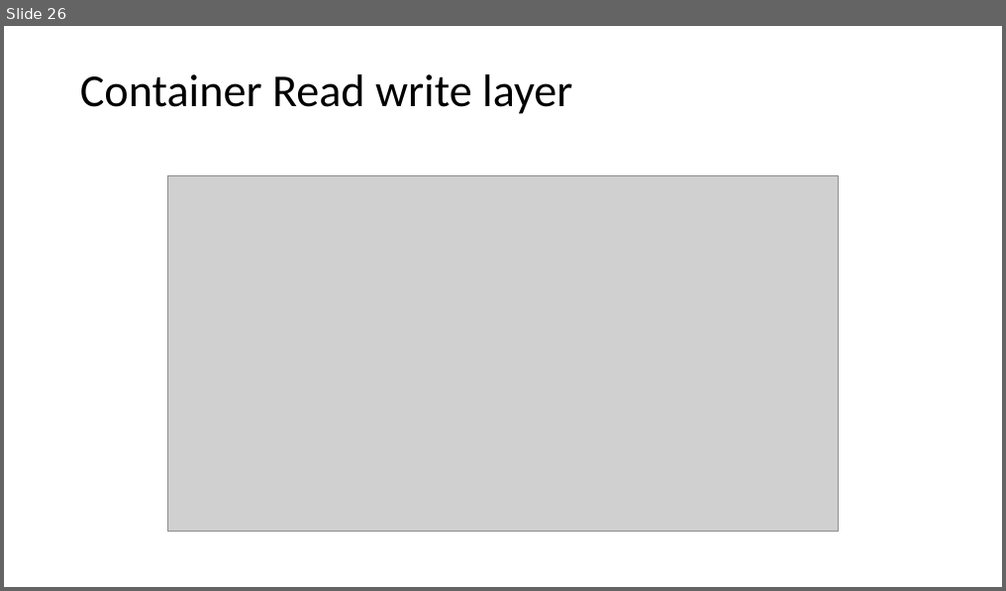
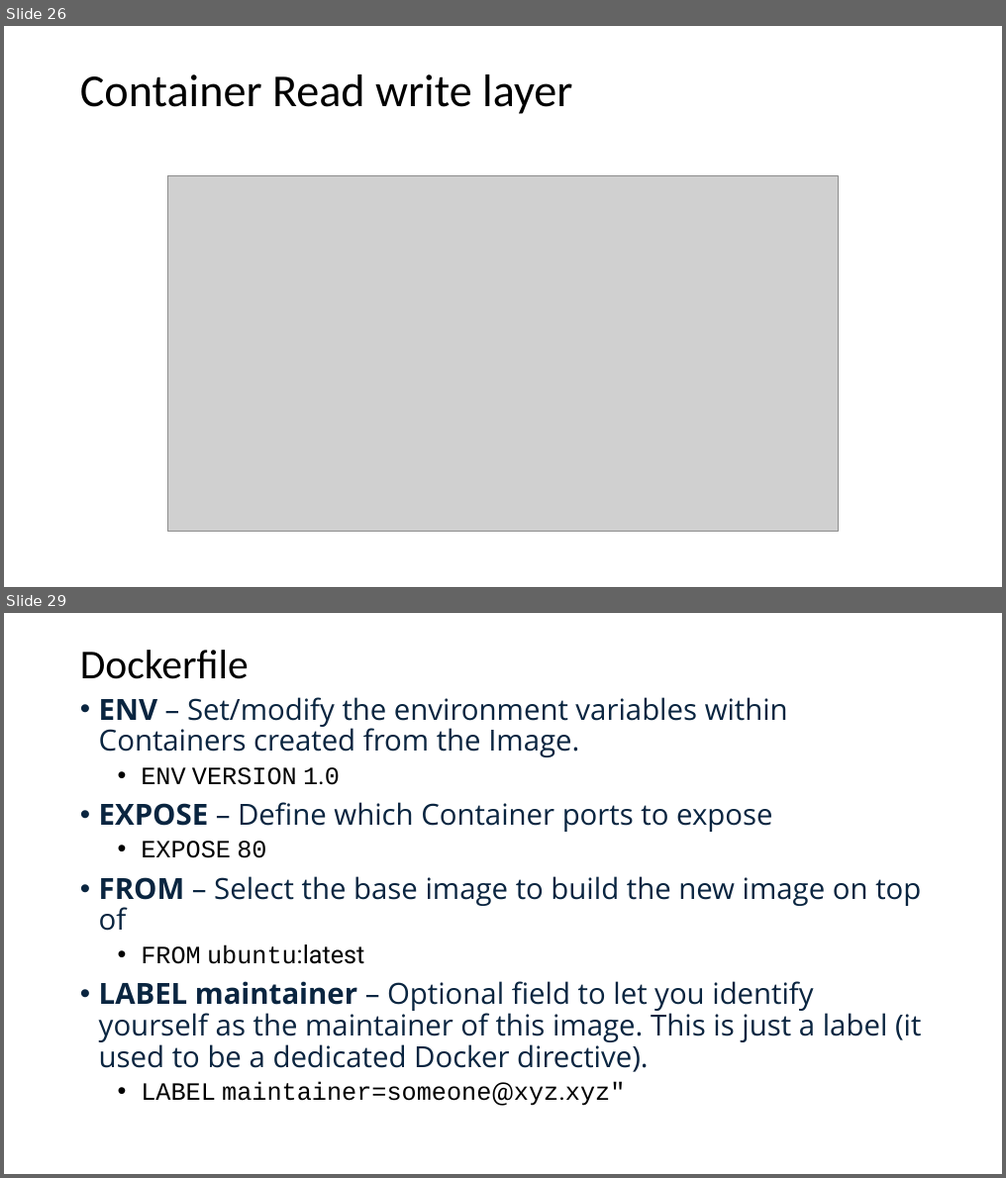
Before and after one commit to HariPython/docker, a slide deck: dockercommands.pptx. Shown one above the other, each under a label of ours: slide 26 before the commit, slides 26 and 29 after it; the slides between them are not shown. The pictures are 1006x591 and 1006x1178 pixels, drawn with LibreOffice and Linux fonts; fonts in the diff are those of the drawing; grey boxes stand for pictures. Boxes give left, top, right and bottom in pixels: in the first picture for what was removed or moved away, otherwise in the second. Text is boxed around its words. In the diff, an @@ line names an element or a change of style, - is before the commit and + after.

```diff
--- a/dockercommands.pptx
+++ b/dockercommands.pptx
@@ slide 29 added at <box>4,613,1002,1174</box>, background #FFFFFF @@
@@ title added at <box>80,650,249,679</box>, 39.6 pt, text #000000 @@
+Dockerfile
@@ text added at <box>99,697,921,1106</box>, 28 pt, text #0A2540 @@
+• ENV – Set/modify the environment variables within Containers created from the Image.
+  • ENV VERSION 1.0
+• EXPOSE – Define which Container ports to expose
+  • EXPOSE 80
+• FROM – Select the base image to build the new image on top of
+  • FROM ubuntu:latest
+• LABEL maintainer – Optional field to let you identify yourself as the maintainer of this image. This is just a label (it used to be a dedicated Docker directive).
+  • LABEL maintainer=someone@xyz.xyz"
```
Also in this commit, not shown: 6 other slides added, 21 other files.
